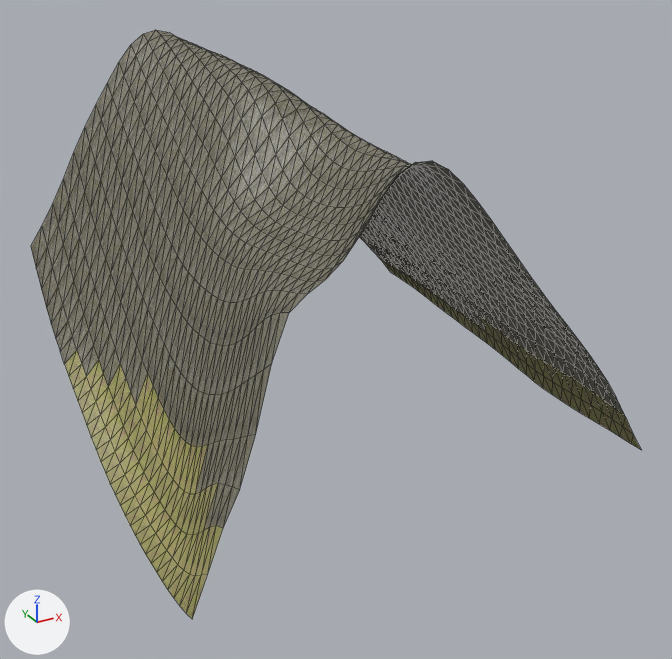
The glTF model assets/levels/overworld/chunk_2_1.glb: old version first, new version second.
One viewpoint serves both versions: a 50 mm lens placed at (-56.1, -107.1, 70.1), pointed at (0.2, -4.7, 18.9). The axes (+X, +Y, +Z) are drawn at lower left. The lights are the same throughout. The picture after the commit comes second. Mesh edges are drawn as thin lines. Vertices at exactly the same position are counted once.

Objects in the first picture: 'chunk_2_1-col'.
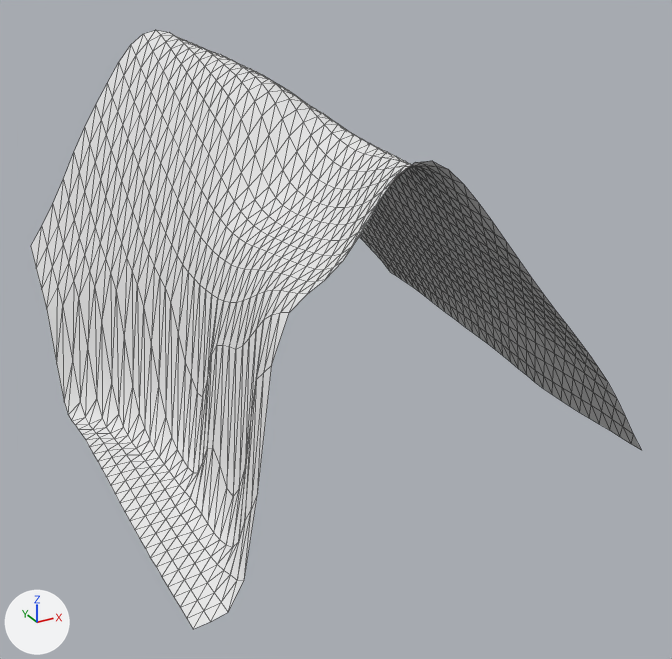
Changed parts and their boxes (x1, y1, x2, y2) in the pictures (672 x 659 px; the box of a moved part takes in the faces that stretch with it):
'chunk_2_1-col', reshaped: before (31, 30, 641, 619); after (31, 30, 641, 629)
part 1 of me_chunk_2_1, moved or reshaped: before (42, 241, 289, 619); after (42, 241, 289, 629)
part 2 of me_chunk_2_1, recoloured: before (65, 261, 641, 619); after (72, 261, 641, 629)
part 3 of me_chunk_2_1, recoloured (grey to white): before (31, 30, 625, 530); after (31, 30, 625, 611)

The change, as a diff of the scene's bpy script:
```diff
--- a/assets/levels/overworld/chunk_2_1.glb.py
+++ b/assets/levels/overworld/chunk_2_1.glb.py
@@ mat_terrain @@
+mat_terrain = principled_material('terrain')
+mat_terrain.base_color = (0.8, 0.8, 0.8)  # white #e7e7e7
+mat_terrain.roughness = 1.0
@@ me_chunk_2_1 @@
 # used by ob_chunk_2_1_col; location = (0.0, 0.0, 0.0)
-me_chunk_2_1.from_pydata(...)  # 1089 vertices, 2048 faces; spans x -32.0..32.0, y -32.0..32.0, z 0.8..55.3
+me_chunk_2_1.from_pydata(...)  # 1089 vertices, 2048 faces; spans x -32.0..32.0, y -32.0..32.0, z 1.6..55.3
+# me_chunk_2_1 part 1: 172 of 1089 vertices moved; they spanned x -32.0..-20.0, y -32.0..26.0, z 0.8..30.9 and now span x -32.0..-20.0, y -32.0..26.0, z 1.6..30.6; mean shift (0.0, 0.0, -5.9); largest move (-22.0, 0.0, 18.2) -> (-22.0, 0.0, 3.9)
+# me_chunk_2_1 part 2: 250 faces spanning x -32.0..32.0, y -32.0..32.0, z 1.6..13.8 switch from mat_grass (picture img_grass) to mat_terrain (white #e7e7e7)
+# me_chunk_2_1 part 3: 1798 faces spanning x -32.0..30.0, y -32.0..32.0, z 1.9..55.3 switch from mat_cliff (picture img_cliff_stone) to mat_terrain (white #e7e7e7)
```
